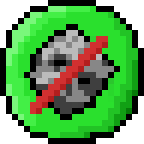
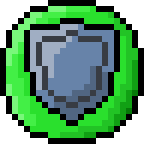
Comparing the layer stacks of the two 144x144 images. Changes:
renamed "Layer #2" to "Pasted Layer", hid it, moved it above "Layer #1", painted on it over [24, 18, 120, 138]
removed layer "asteroid.png" over [30, 30, 114, 114]
painted on "Layer #1" over [24, 18, 120, 138]
